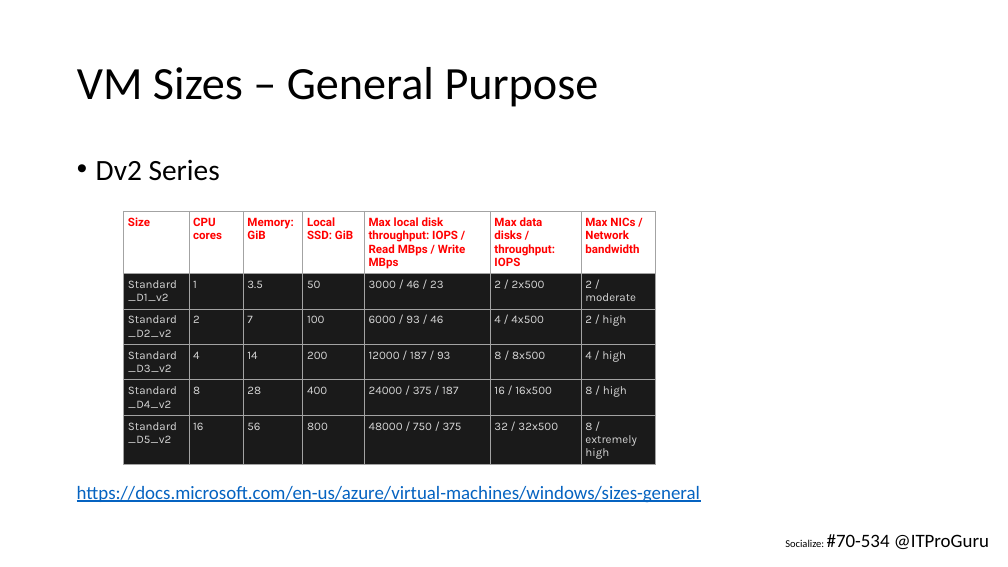
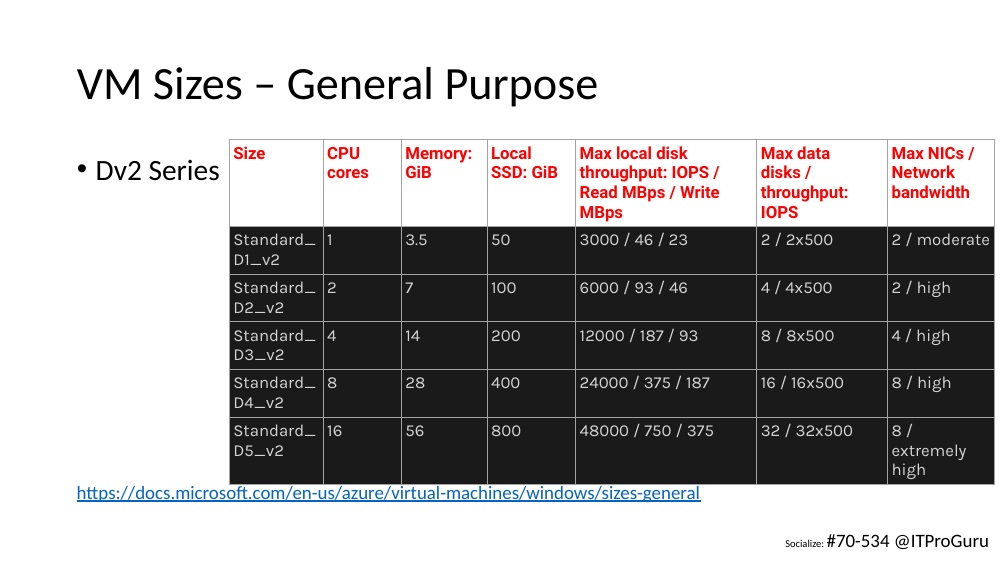
Before and after one commit to guruskill/70-534, a slide deck: slide 10 of Presentations/2017-10-Hartford/70-534-Compute-Arch.pptx. Drawn at 1008x567 pixels with LibreOffice and Linux fonts; fonts in the diff are those of the drawing. Boxes give left, top, right and bottom in pixels: in the first picture for what was removed or moved away, otherwise in the second. Text is boxed around its words. In the diff, an @@ line names an element or a change of style, - is before the commit and + after.

```diff
--- a/Presentations/2017-10-Hartford/70-534-Compute-Arch.pptx
+++ b/Presentations/2017-10-Hartford/70-534-Compute-Arch.pptx
@@ table at [229,140,995,483] @@
@@ size 11 to 16 pt @@
@@ table: place and size @@
-table at [124,212,656,470]
+table at [229,140,995,483]
```
Also in this commit, not shown: 58 other slides changed, 12 other files.
